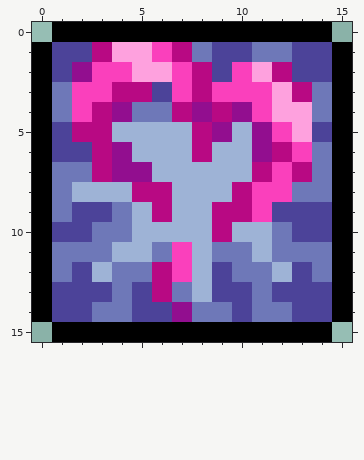
Pixel-art sprite: Content/Buffs/Potions/Cadence.png. This is how it looked before the edit.
The file is 32x32 pixels, drawn in blocks of 2x2; one block is one cell here.
After:
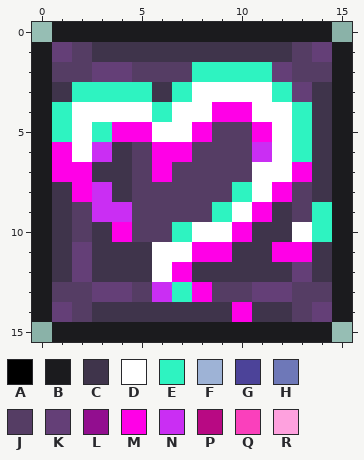
Palette (. is transparent): A #000000  B #1b1b1e  C #3f344b  D #ffffff  E #2ef3c1  F #9eb3d6  G #4c4399  H #6e78b8  J #553d64  K #643f77  L #920e8f  M #ff00e7  N #ca2ef3  P #b80983  Q #fa40bc  R #fea1de
The author wrote: 更换韵律药水的Buff贴图
What changed:
Changed rows in their new state; - is an unchanged pixel.
first column x 0:
 0 -BBBBBBBBBBBBBB-
 1 BKJCCCCCCCCCCJKB
 2 BJJKKJJJEEEEKJJB
 3 BCEEEECEDDDDEKCB
 4 BEDDDDEDDMMDDECB
 5 BEDEMMDDMJJMDECB
 6 BMDNCJMMJJJNDECB
 7 BMMCCJMJJJJDDMCB
 8 BCMNCJJJJJEDMJCB
 9 BCJNNJJJJEDMCJEB
10 BCJCMJJEDDMCCDEB
11 BCKCCCDDMMCCMMCB
12 BCKCCCDMCCCCCKCB
13 BJJKKJNEMJJKKJJB
14 BKJCCCCCCCMCCJKB
15 -BBBBBBBBBBBBBB-
Where, in picture pixels (left, top, right, bottom), the same in both pictures:
changed: (32, 22, 352, 342)
